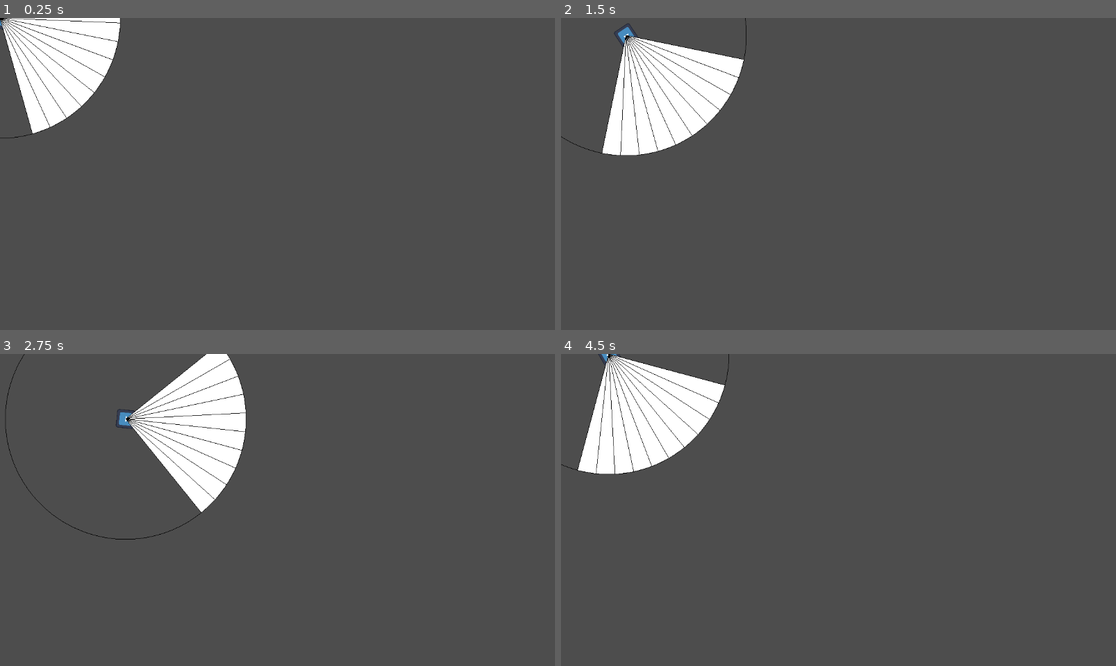
Above: before the commit, frames 1-4 (two rows, left to right).
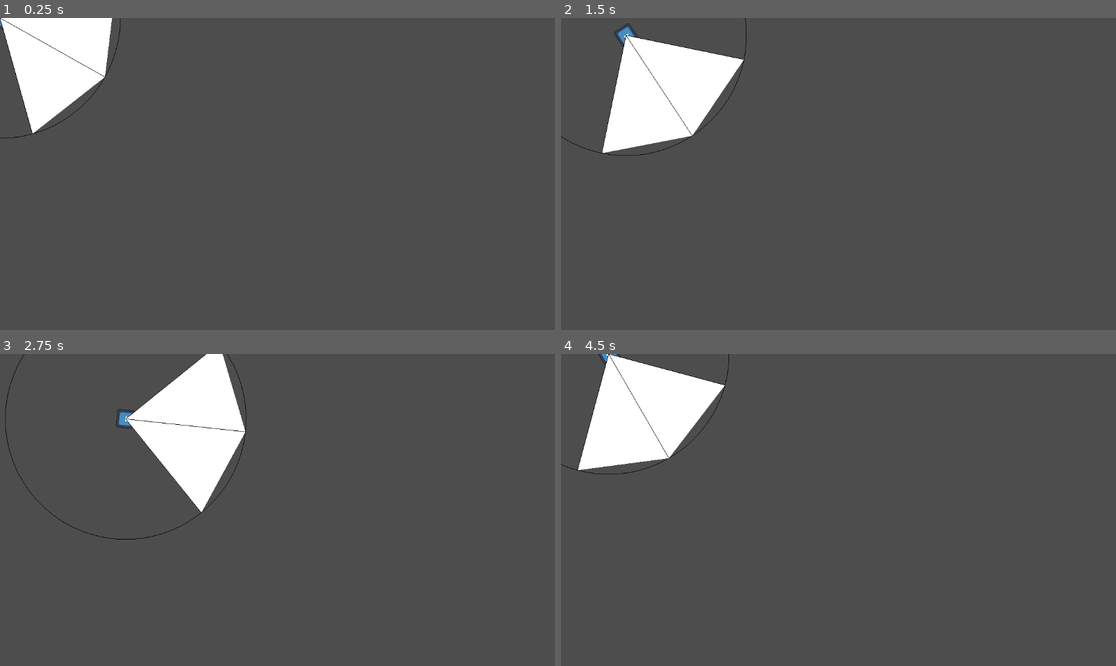
Above: after the commit, the same moments.

Repository: JYiuDev/FOV_Visualization_Demo
Game: Godot game, scene res://FOV_Entities/Observer/character.tscn
Two runs of this game, one before a commit and one after it. Both use one fixed random seed, a clock stepped at 60 frames per second and the inputs below. The engine's default icon, where the game draws it, is replaced by a stand-in: a white triangle on a blue panel in a dark square.
Inputs (mouse positions are in pixels of both pictures, inside the frame that each line leads up to):
- Up to frame 1 (0.25 s): no input
- Up to frame 2 (1.5 s): tap Enter at 0.5 s; move the mouse to (960, 158) at 0.52 s; hold D (Right) 0.53-1.28 s; move the mouse to (727, 189) at 1.27 s; hold S (Down) from 1.28 s (still down)
- Up to frame 3 (2.75 s): move the mouse to (333, 441) at 2.02 s; release S (Down) at 2.03 s; hold D (Right) from 2.03 s (still down)
- Up to frame 4 (4.5 s): move the mouse to (810, 572) at 2.77 s; release D (Right) at 2.78 s; hold W (Up) 2.78-3.53 s; move the mouse to (1005, 556) at 3.52 s; hold A (Left) from 3.53 s (still down); move the mouse to (672, 463) at 4.27 s

The runs differ from the first frame. In frame 1, 1.0% of the frame differs, in the area x 0-22%, y 0-37%; in frame 2, 1.1%, in the area x 7-33%, y 5-45%; in frame 3, 1.1%; in frame 4, 1.1%.

Commit message:
update
I NEED TO FIND A BUG

Diff:
--- a/FOV_Entities/Observer/FOV.gd
+++ b/FOV_Entities/Observer/FOV.gd
@@ -15,6 +15,9 @@
 
 var FOVmesh: MeshInstance2D
 var FOVDraw: FOVDebug
+
+@export_range(0, 50) var edgeThreshhold: float
+
 # Called when the node enters the scene tree for the first time.
 func _ready():
 	FOVmesh = get_node("FOV_Mesh")
@@ -80,7 +83,8 @@
 		var viewcast:ViewcastInfo = Viewcast(angle)
 
 		if i > 0:
-			if(oldViewCast.hit != viewcast.hit):
+			var distance: float = abs(viewcast.dist - oldViewCast.dist)
+			if((oldViewCast.hit != viewcast.hit) or (oldViewCast.hit and viewcast.hit and distance > edgeThreshhold)):
 				var edge: EdgeInfo = FindEdge(oldViewCast, viewcast)
 				if edge.pointA != Vector2.ZERO:
 					viewPoints.append(edge.pointA)
@@ -136,8 +140,10 @@
 	for i in edgeFindIteration:
 		var angle	 	= (minAngle+maxAngle)/2.0
 		var newViewCast = Viewcast(angle)
+		var dist		= abs(newViewCast.dist - minViewcast.dist)
+		var exceedThreshold:bool	= dist > edgeThreshhold
 		#re-adjust min/max angle for next iteration
-		if (newViewCast.hit == minViewcast.hit):
+		if (newViewCast.hit == minViewcast.hit and !exceedThreshold):
 			minAngle = angle
 			minPoint = newViewCast.point
 		else:
--- a/FOV_Entities/Observer/character.tscn
+++ b/FOV_Entities/Observer/character.tscn
@@ -26,7 +26,6 @@
 script = ExtResource("2_cl2k0")
 viewRadius = 250.0
 viewAngle = 90.0
-raycastResolution = 0.1
 
 [node name="FOV_DebugDraw" type="Node2D" parent="FOV" node_paths=PackedStringArray("fow")]
 z_index = 1
--- a/Stage/stage.tscn
+++ b/Stage/stage.tscn
@@ -11,8 +11,9 @@
 
 [node name="FOV" parent="Character" index="2"]
 viewRadius = 500.0
-findTargetFrequency = 0.1
-raycastResolution = 0.305
+raycastResolution = 0.211
+edgeFindIteration = 10
+edgeThreshhold = 2.0
 
 [node name="FOV_DebugDraw" parent="Character/FOV" index="0"]
 z_index = 3
